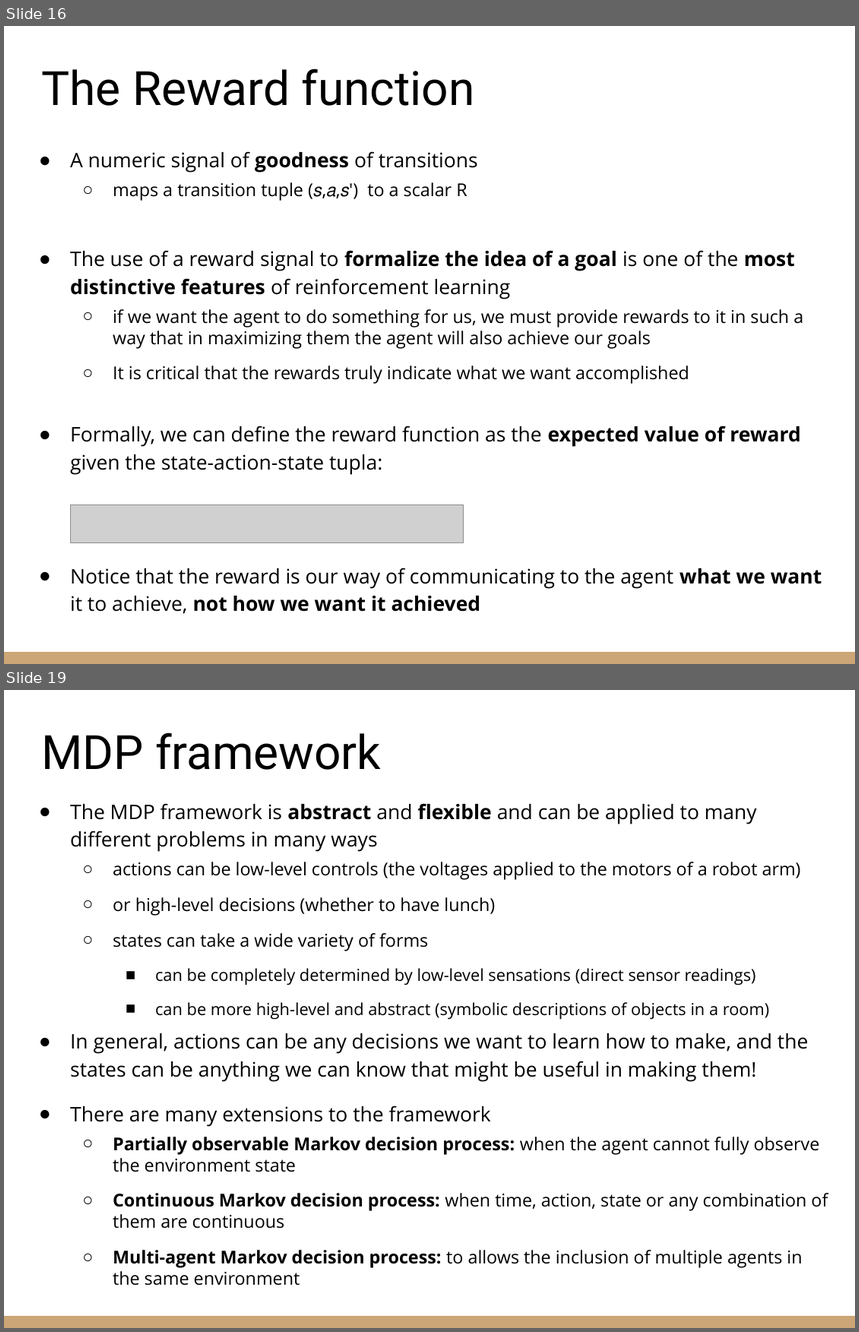
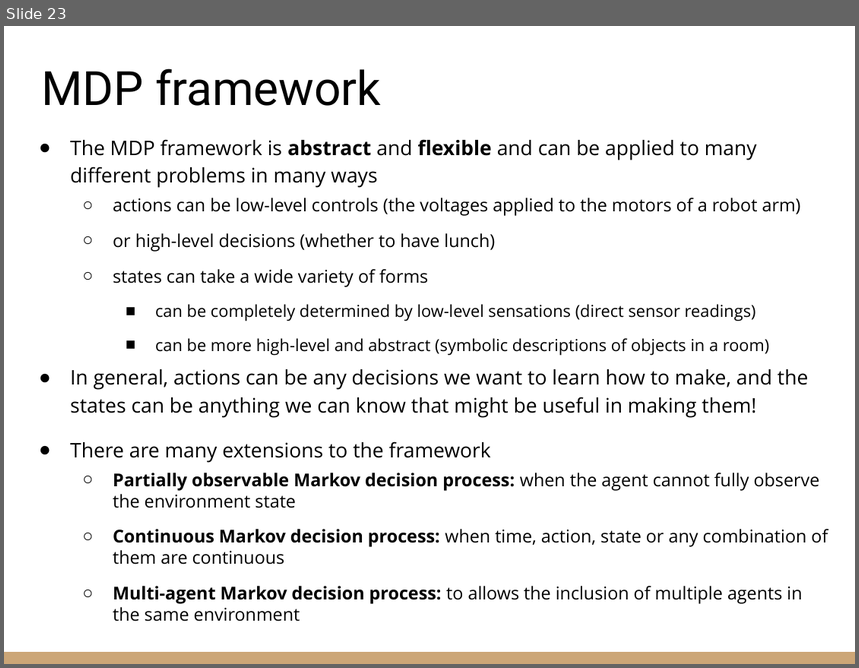
Before and after one commit to riccardoberta/reinforcement-learning, a slide deck: 02 - The RL Problem/slides.pptx. Shown one above the other, each under a label of ours: slides 16 and 19 before the commit, slide 23 after it; the slides between them are not shown. The pictures are 859x1332 and 859x668 pixels, drawn with LibreOffice and Linux fonts; fonts in the diff are those of the drawing; grey boxes stand for pictures. Boxes give left, top, right and bottom in pixels: in the first picture for what was removed or moved away, otherwise in the second. Text is boxed around its words. In the diff, an @@ line names an element or a change of style, - is before the commit and + after.

```diff
--- a/02 - The RL Problem/slides.pptx
+++ b/02 - The RL Problem/slides.pptx
@@ slide 16 removed at [4, 26, 855, 664], background #FFFFFF; not listed: 1 template element that a slide beside it also shows @@
@@ title removed at [41, 69, 475, 106] @@
-The Reward function
@@ text removed at [70, 151, 823, 614] @@
-● A numeric signal of goodness of transitions
-  ○ maps a transition tuple (𝑠,𝑎,𝑠′) to a scalar R
-● The use of a reward signal to formalize the idea of a goal is one of the most distinctive features of reinforcement learning
-  ○ if we want the agent to do something for us, we must provide rewards to it in such a way that in maximizing them the agent will also achieve our goals
-  ○ It is critical that the rewards truly indicate what we want accomplished
-● Formally, we can define the reward function as the expected value of reward given the state-action-state tupla:
-● Notice that the reward is our way of communicating to the agent what we want it to achieve, not how we want it achieved
@@ picture removed at [70, 506, 463, 543] @@
@@ what was slide 19 is now slide 23 @@
```
Also in this commit, not shown: 12 slides changed, 10 slides added, 6 other slides removed, 1 other file.
